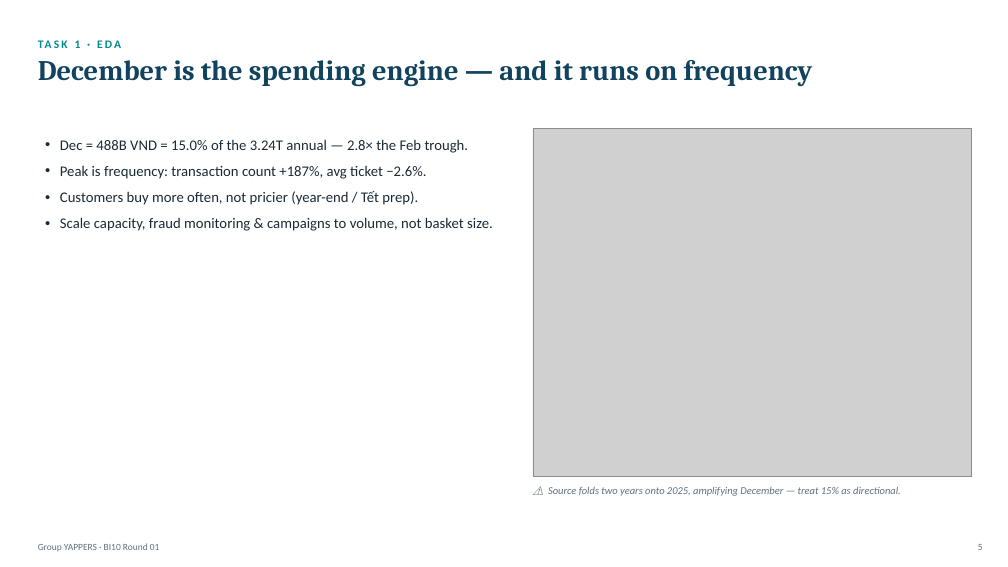
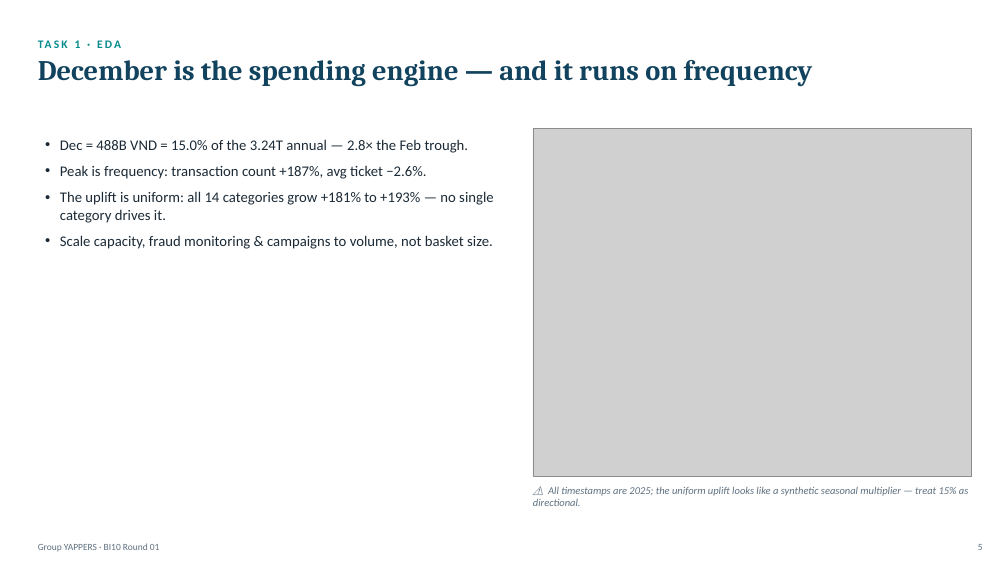
Before and after one commit to thanh-tai-435/BI10GroupYAPPERS, a slide deck: slide 5 of draft/YAPPERS_BI10_R01.pptx. Drawn at 1008x567 pixels with LibreOffice and Linux fonts; fonts in the diff are those of the drawing; grey boxes stand for pictures. Boxes give left, top, right and bottom in pixels: in the first picture for what was removed or moved away, otherwise in the second. Text is boxed around its words. In the diff, an @@ line names an element or a change of style, - is before the commit and + after.

```diff
--- a/draft/YAPPERS_BI10_R01.pptx
+++ b/draft/YAPPERS_BI10_R01.pptx
@@ text at [60, 191, 493, 223]: text changed @@
-• Customers buy more often, not pricier (year-end / Tết prep).
+• The uplift is uniform: all 14 categories grow +181% to +193% — no single category drives it.
@@ text at [533, 487, 968, 506]: text changed @@
-⚠ Source folds two years onto 2025, amplifying December — treat 15% as directional.
+⚠ All timestamps are 2025; the uniform uplift looks like a synthetic seasonal multiplier — treat 15% as directional.
```
Also in this commit, not shown: 12 other slides changed, 6 slides added, 2 slides removed, 25 other files.
